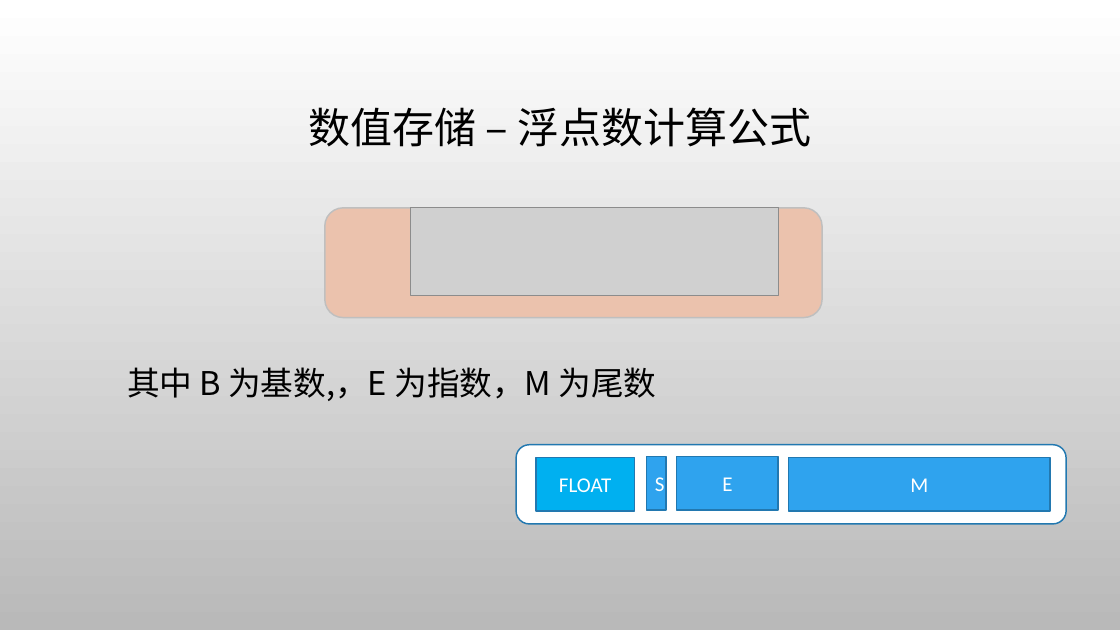
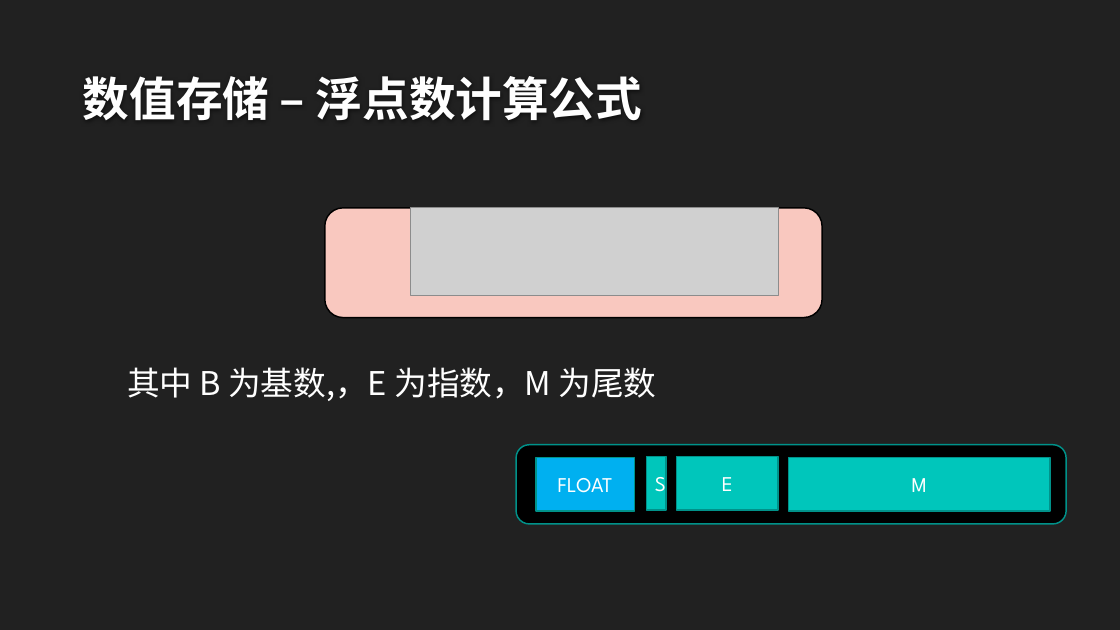
Before and after one commit to albertclass/Lessons, a slide deck: slide 10 of advance c++/courseware.pptx. Drawn at 1120x630 pixels with LibreOffice and Linux fonts; fonts in the diff are those of the drawing; grey boxes stand for pictures; background and template pictures are left out. Boxes give left, top, right and bottom in pixels: in the first picture for what was removed or moved away, otherwise in the second. Text is boxed around its words. In the diff, an @@ line names an element or a change of style, - is before the commit and + after.

```diff
--- a/advance c++/courseware.pptx
+++ b/advance c++/courseware.pptx
@@ background picture (left out) to #212121 @@
@@ title "数值存储 – 浮点数计算公式": place and size @@
-title "数值存储 – 浮点数计算公式" at (308,107,812,147)
+title "数值存储 – 浮点数计算公式" at (83,76,642,120)
@@ title "数值存储 – 浮点数计算公式" at (83,76,642,120): size 36 to 40 pt, font Calibri to League Spartan, text colour #000000 to #FEFEFE, bold on; alignment centre to left; line spacing 0.9 to 1; vertical alignment middle to bottom @@
@@ rounded rectangle at (325,208,823,318): fill #EBC2AD to #F9C8BF; outline #BFBFBF 1.25 pt to #000000 1.25 pt @@
@@ text "其中 B 为基数,，E 为指数，M 为尾数" at (127,367,657,401): text colour #000000 to #FFFFFF @@
@@ rounded rectangle at (516,444,1066,523): fill #FFFFFF to #000000; outline #2379B0 1.25 pt to #00928A 1.25 pt @@
@@ rectangle "FLOAT" at (536,458,634,512): font Calibri to League Spartan; outline #2379B0 1.25 pt to #00928A 1.25 pt @@
@@ font Calibri to League Spartan; fill #2FA3EE to #00C6BB; outline #2379B0 1.25 pt to #00928A 1.25 pt in 3 elements at (647,457,667,511), (677,457,779,511), (789,458,1050,512) @@
```
Also in this commit, not shown: 20 other slides changed, 8 slides added, 2 slides removed, 6 other files.
